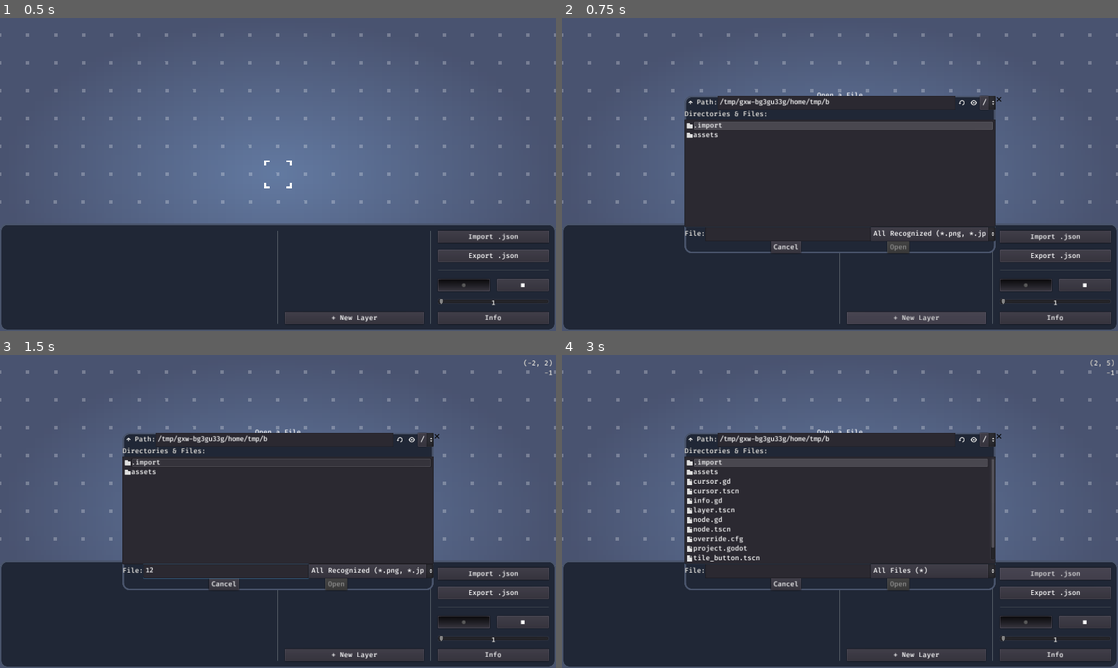
Above: before the commit, frames 1-4 (two rows, left to right).
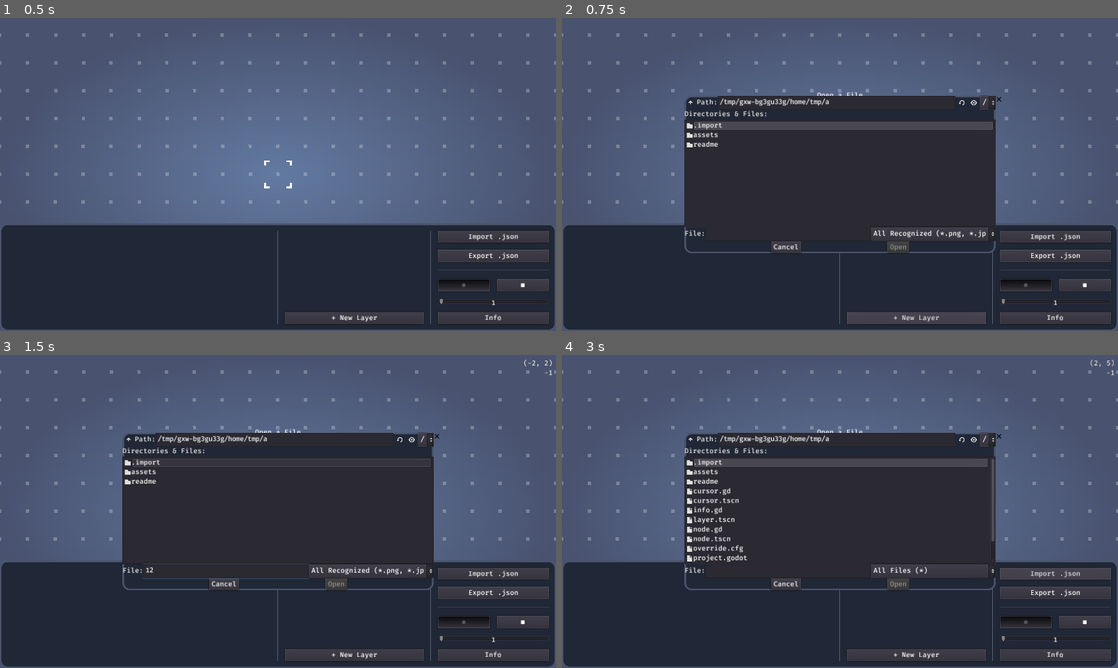
Above: after the commit, the same moments.

Repository: arcaneenergy/tilemap-level-editor
Game: Godot game, scene res://node.tscn
The game is run twice, just before and just after one commit, with the same random seed, the same clock (stepped at 60 frames per second) and the same inputs.
Inputs (mouse positions are in pixels of both pictures, inside the frame that each line leads up to):
- Up to frame 1 (0.5 s): no input
- Up to frame 2 (0.75 s): click "+ New Layer" at 0.5 s
- Up to frame 3 (1.5 s): click (227, 570) at 1.27 s; type "12" at 1.35 s
- Up to frame 4 (3 s): click "+ New Layer" at 2 s; click "Import .json" at 2.75 s

Frame 1 is identical in both runs. In frame 2, less than 0.1% of the frame differs, in the area x 22-49%, y 25-42%; in frame 3, less than 0.1%; in frame 4, 0.6%, in the area x 22-78%, y 25-67%.

Commit message:
Version 1.0.0

Diff:
--- a/project.godot
+++ b/project.godot
@@ -10,9 +10,11 @@
 
 [application]
 
-config/name="Tilemap Level"
+config/name="Tilemap Level Editor"
 run/main_scene="res://node.tscn"
 boot_splash/show_image=false
+config/icon="res://assets/sprites/icon.png"
+config/windows_native_icon="res://assets/sprites/icon.ico"
 
 [display]
 
Binary file added: assets/sprites/icon.ico
Binary file added: assets/sprites/icon.png
Not shown, added: assets/sprites/icon.png.import
Binary file added: readme/banner.png
Not shown, added: readme/banner.png.import
Binary file added: readme/screenshot_1.png
Not shown, added: readme/screenshot_1.png.import
Binary file added: readme/screenshot_2.png
Not shown, added: readme/screenshot_2.png.import
Binary file added: readme/screenshot_3.png
Not shown, added: readme/screenshot_3.png.import
Not shown, changed: README.md
